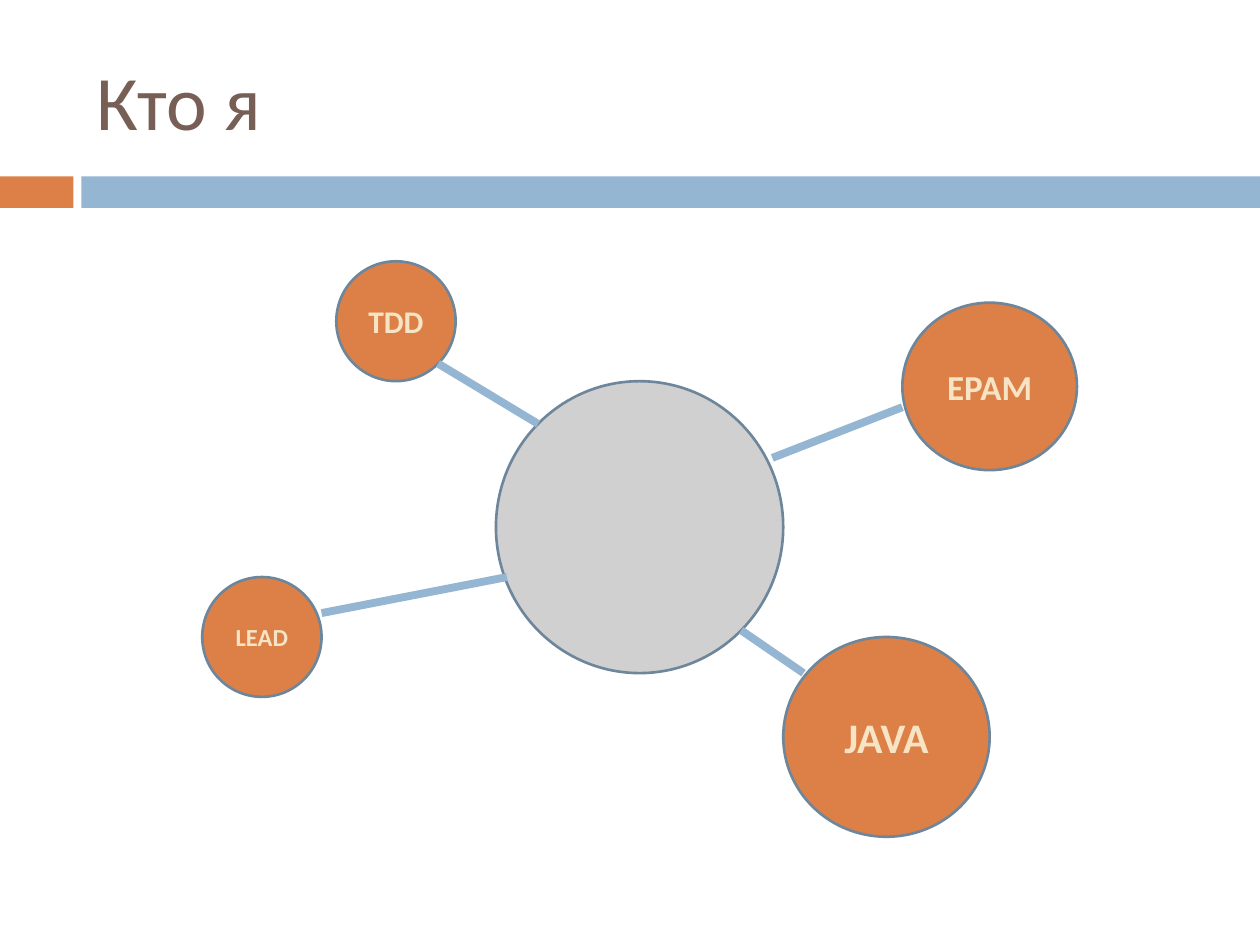
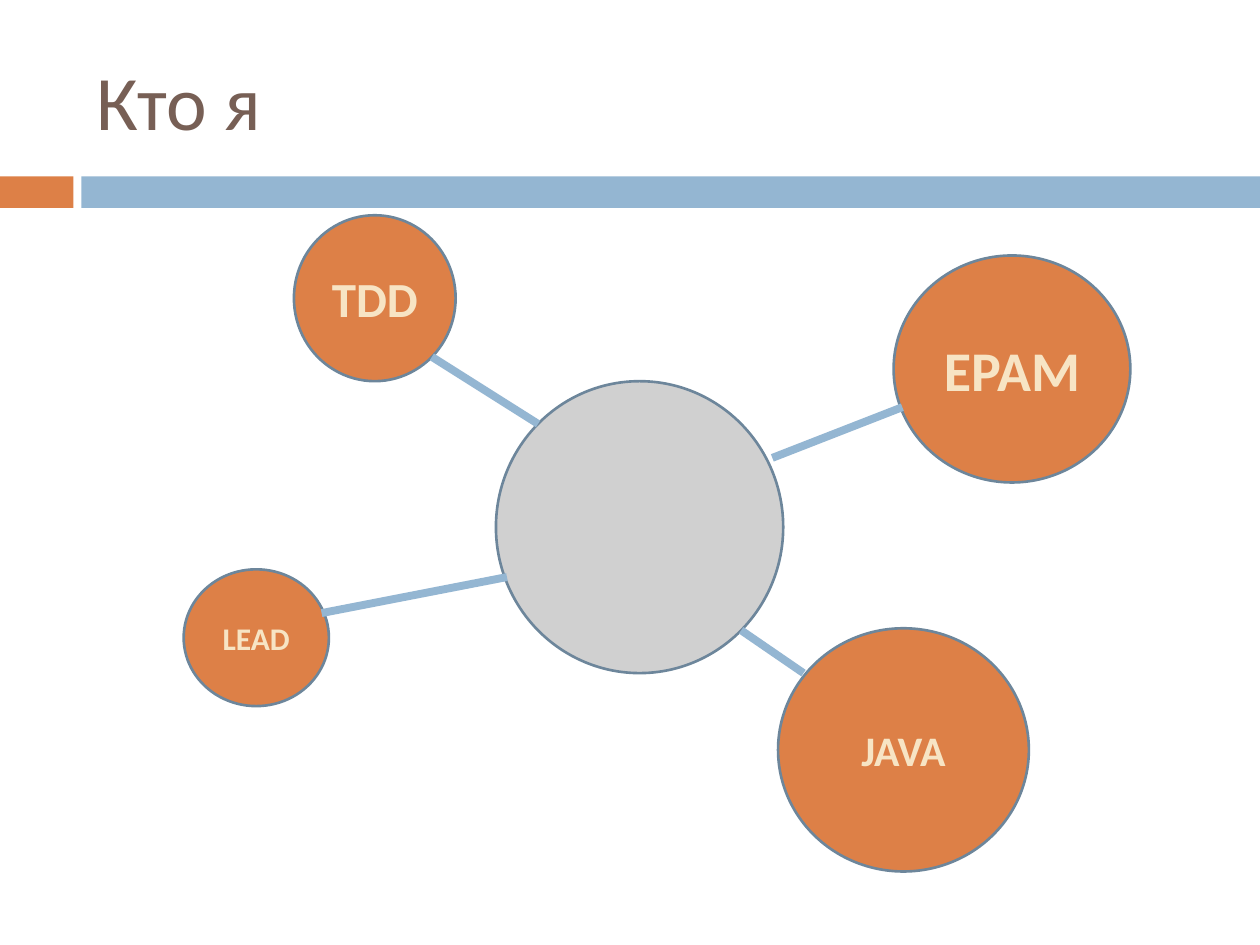
Before and after one commit to vitali-kviatkouski/personal, a slide deck: slide 2 of MiniQ/Testing/Testing.pptx. Drawn at 1260x945 pixels with LibreOffice and Linux fonts; fonts in the diff are those of the drawing; grey boxes stand for pictures. Boxes give left, top, right and bottom in pixels: in the first picture for what was removed or moved away, otherwise in the second. Text is boxed around its words. In the diff, an @@ line names an element or a change of style, - is before the commit and + after.

```diff
--- a/MiniQ/Testing/Testing.pptx
+++ b/MiniQ/Testing/Testing.pptx
@@ ellipse "TDD" resized from (x1=336, y1=261, x2=456, y2=381) to (x1=294, y1=215, x2=455, y2=382) @@
@@ ellipse "TDD" at (x1=294, y1=215, x2=455, y2=382): size 18 to 28 pt @@
@@ ellipse "EPAM" resized from (x1=902, y1=302, x2=1077, y2=470) to (x1=893, y1=256, x2=1130, y2=483) @@
@@ ellipse "EPAM" at (x1=893, y1=256, x2=1130, y2=483): size 20 to 32 pt @@
@@ line moved from (438, 364) - (538, 423) to (432, 357) - (538, 423) @@
@@ ellipse "LEAD" resized from (x1=203, y1=577, x2=323, y2=697) to (x1=184, y1=570, x2=329, y2=707) @@
@@ ellipse "LEAD" at (x1=184, y1=570, x2=329, y2=707): size 14 to 18 pt @@
@@ ellipse "JAVA" resized from (x1=784, y1=638, x2=990, y2=838) to (x1=779, y1=629, x2=1029, y2=872) @@
```
Also in this commit, not shown: 1 other slide changed, 1 other file.
